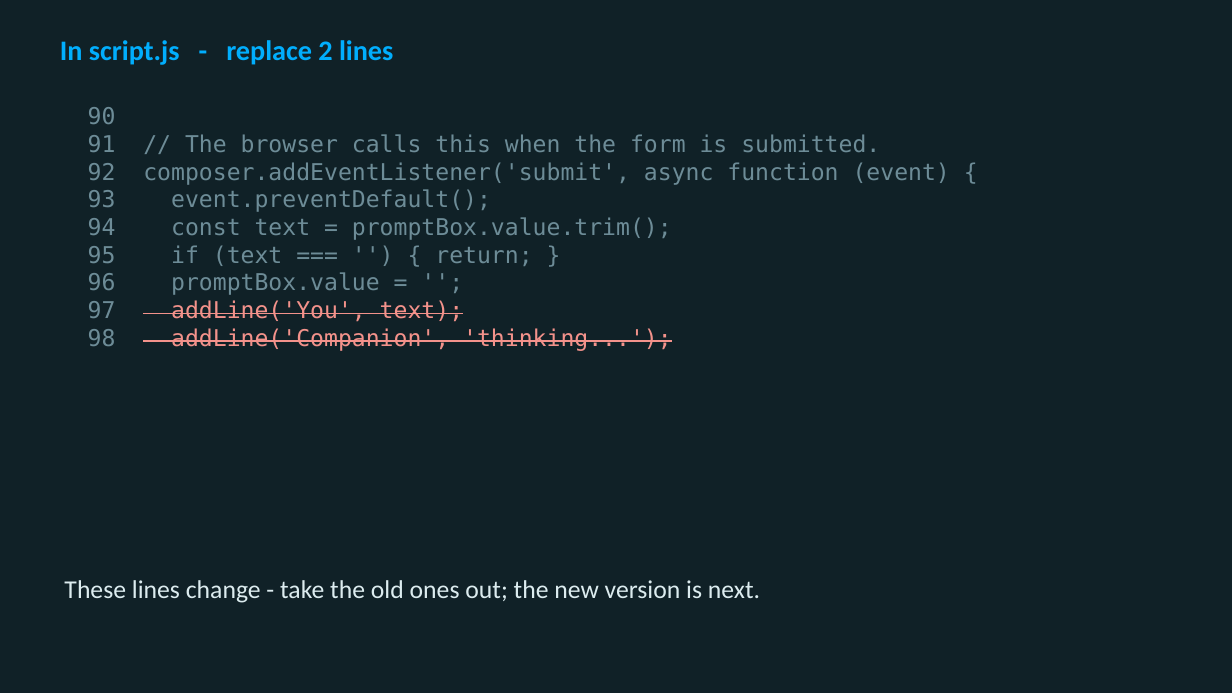
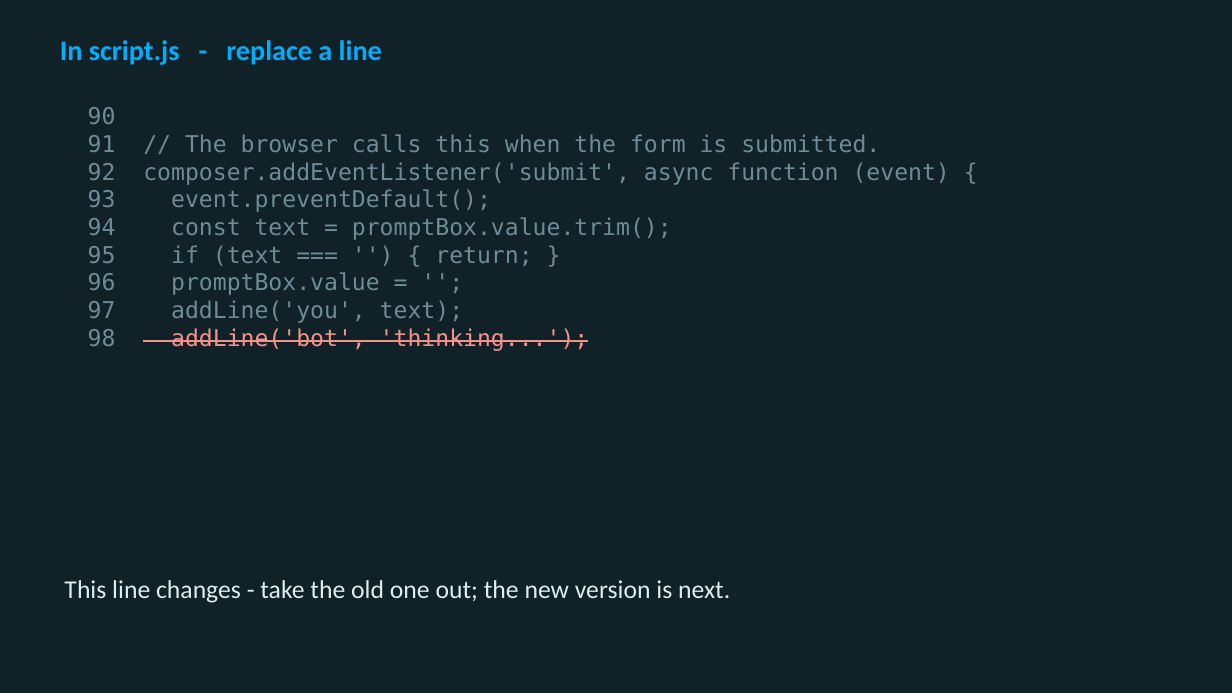
Before and after one commit to utgapps/utgapps.github.io, a slide deck: slide 8 of ai101/slides/week-07.pptx. Drawn at 1232x693 pixels with LibreOffice and Linux fonts; fonts in the diff are those of the drawing. Boxes give left, top, right and bottom in pixels: in the first picture for what was removed or moved away, otherwise in the second. Text is boxed around its words. In the diff, an @@ line names an element or a change of style, - is before the commit and + after.

```diff
--- a/ai101/slides/week-07.pptx
+++ b/ai101/slides/week-07.pptx
@@ text at (60,40,382,65): text changed @@
-In script.js - replace 2 lines
+In script.js - replace a line
@@ text at (171,300,589,351): text changed @@
-97 addLine('You', text);
-98 addLine('Companion', 'thinking...');
+97 addLine('you', text);
+98 addLine('bot', 'thinking...');
@@ text at (64,580,730,603): text changed @@
-These lines change - take the old ones out; the new version is next.
+This line changes - take the old one out; the new version is next.
```
Also in this commit, not shown: 2 other slides changed, 3 slides removed, 23 other files.
